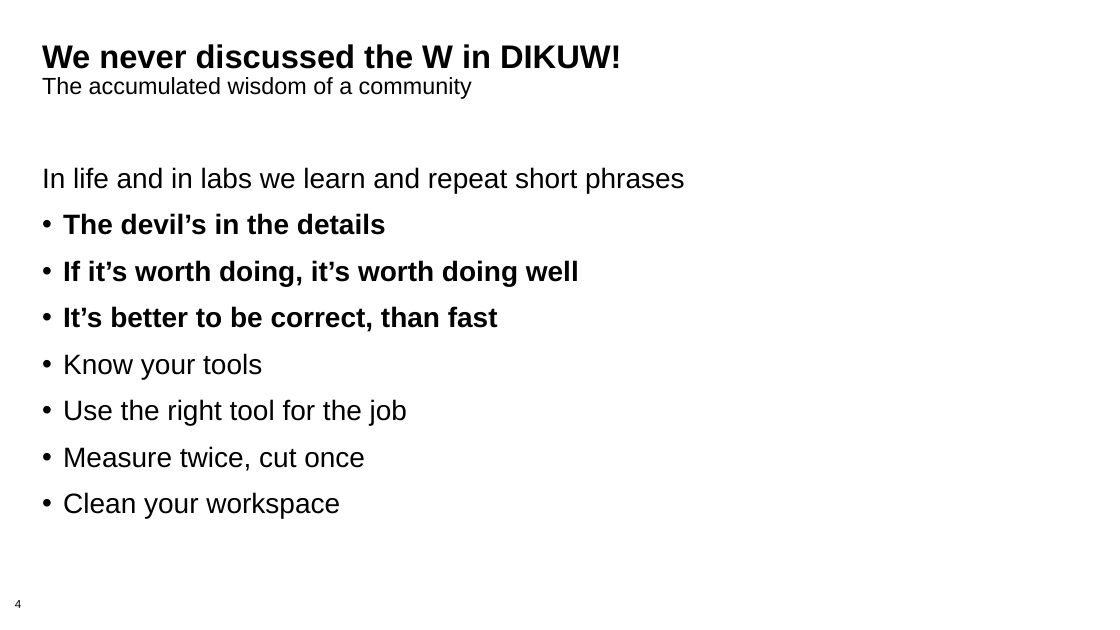
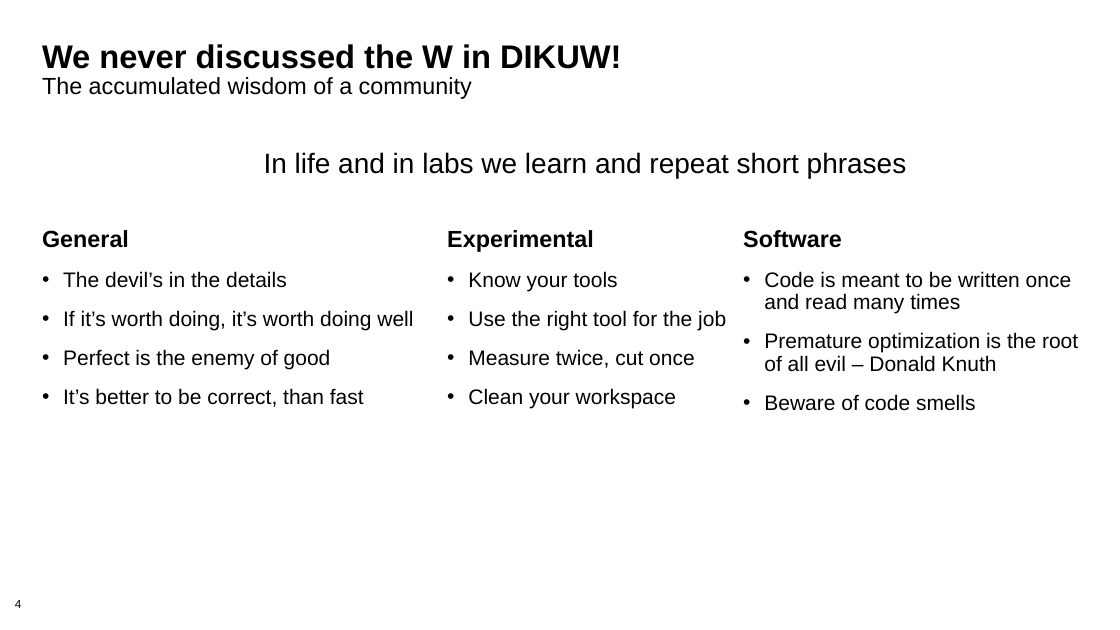
Before and after one commit to bssw-tutorial/presentations, a slide deck: slide 4 of computational-expts.pptx. Drawn at 1120x630 pixels with LibreOffice and Linux fonts; fonts in the diff are those of the drawing; background and template pictures are left out. Boxes give left, top, right and bottom in pixels: in the first picture for what was removed or moved away, otherwise in the second. Text is boxed around its words. In the diff, an @@ line names an element or a change of style, - is before the commit and + after.

```diff
--- a/computational-expts.pptx
+++ b/computational-expts.pptx
@@ text added at (x1=264, y1=152, x2=907, y2=178), 24 pt, text #000000 @@
+In life and in labs we learn and repeat short phrases
@@ text "General" moved from (x1=42, y1=167, x2=685, y2=519) to (x1=42, y1=230, x2=413, y2=407) @@
@@ text at (x1=42, y1=230, x2=129, y2=248): text changed; size 24 to 20 pt; bold on @@
-In life and in labs we learn and repeat short phrases
+General
@@ text added at (x1=447, y1=230, x2=726, y2=408), 18 pt, text #000000 @@
+Experimental
+• Know your tools
+• Use the right tool for the job
+• Measure twice, cut once
+• Clean your workspace
@@ text added at (x1=743, y1=230, x2=1078, y2=411), 18 pt, text #000000 @@
+Software
+• Code is meant to be written once and read many times
+• Premature optimization is the root of all evil – Donald Knuth
+• Beware of code smells
@@ text at (x1=63, y1=271, x2=413, y2=407): size 24 to 18 pt, bold off in "The devil’s in the details", "If it’s worth doing, it’s worth doing ...", "It’s better to be correct, than fast" @@
@@ text at (x1=63, y1=349, x2=331, y2=369): paragraph added @@
+• Perfect is the enemy of good
@@ text at (x1=63, y1=353, x2=407, y2=519): paragraphs removed @@
-• Know your tools
-• Use the right tool for the job
-• Measure twice, cut once
-• Clean your workspace
```
Also in this commit, not shown: 2 other slides changed.
